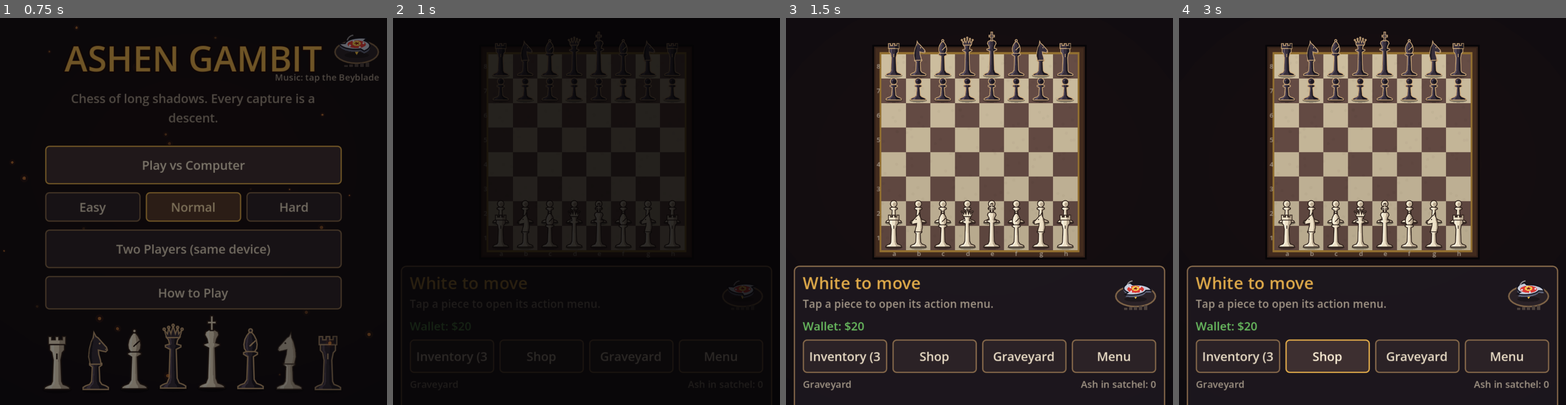
Above: before the commit, frames 1-4 (left to right).
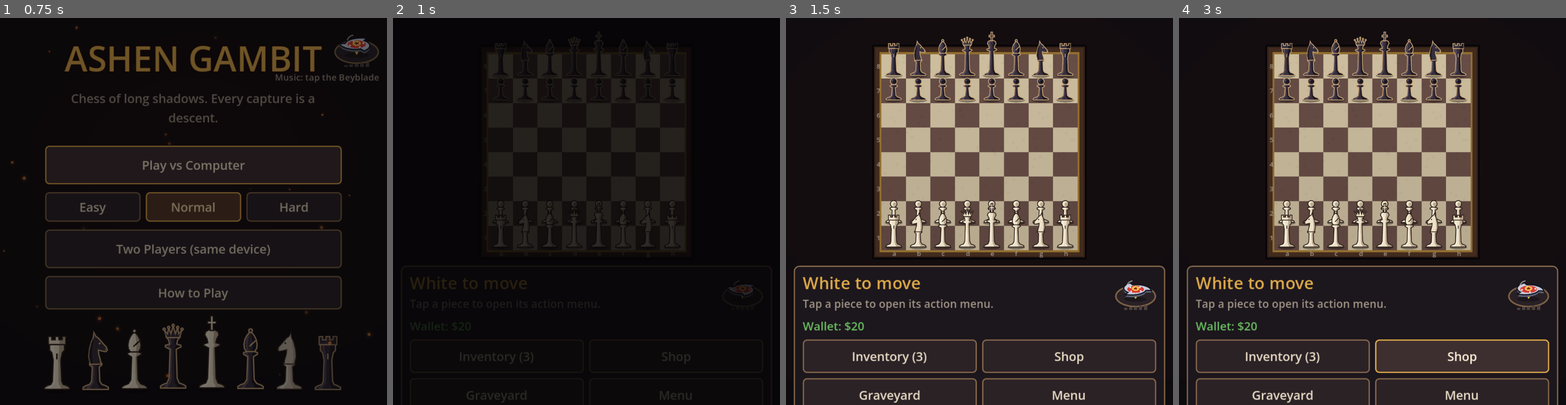
Above: after the commit, the same moments.

Repository: Username846/harmi
Game: Godot game, scene res://scenes/main.tscn
Two runs of this game, one before a commit and one after it. Both use one fixed random seed, a clock stepped at 60 frames per second and the inputs below.
Inputs (mouse positions are in pixels of both pictures, inside the frame that each line leads up to):
- Up to frame 1 (0.75 s): click "Play vs Computer" at 0.5 s
- Up to frame 2 (1 s): no input
- Up to frame 3 (1.5 s): tap A at 1.25 s; drag from (979, 141) to (1018, 126) at 1.27 s
- Up to frame 4 (3 s): click "Inventory (3)" at 2 s; click "Shop" at 2.75 s

Frame 1 is identical in both runs. In frame 2, 0.5% of the frame differs, in the area x 6-89%, y 86-100%; in frame 3, 2.2%; in frame 4, 2.9%, in the area x 4-96%, y 83-100%.

Commit message:
Board tests for race, date and card-duel hand-backs; run minigame tests in CI; README
Co-Authored-By: Claude Opus 5.5 <noreply@anthropic.com>
Claude-Session: https://claude.ai/code/session_01CNJoxHwQEPu7za74owAvZ7

Diff:
--- a/scripts/chess/chess_screen.gd
+++ b/scripts/chess/chess_screen.gd
@@ -171,7 +171,7 @@
 		board.size = Vector2(w - m * 2.0, bh)
 		side_panel.position = Vector2(m, bh + m * 2.0)
 		side_panel.size = Vector2(w - m * 2.0, h - bh - m * 3.0)
-		buttons.columns = 4 if w - m * 2.0 >= 470.0 else 2
+		buttons.columns = 2
 
 
 func _on_resized() -> void:
--- /dev/null
+++ b/tests/board.tscn
@@ -0,0 +1,6 @@
+[gd_scene load_steps=2 format=3]
+
+[ext_resource type="Script" path="res://tests/test_board.gd" id="1"]
+
+[node name="BoardTests" type="Node"]
+script = ExtResource("1")
--- /dev/null
+++ b/tests/test_board.gd
@@ -0,0 +1,121 @@
+extends Node
+## Board-action checks that need the Game and Music autoloads.
+## Run: godot --headless --path . res://tests/board.tscn
+
+var ok := true
+
+
+func _check(cond: bool, what: String) -> void:
+	if not cond:
+		ok = false
+		print("FAIL ", what)
+
+
+func _ready() -> void:
+	Game.vs_ai = false
+	Game.new_game()
+	var cs := ChessScreen.new()
+	add_child(cs)
+	var r := cs.rules
+	# revival: home square first, never giving check, pawns never on the back rank
+	r.remove_piece(ChessRules.square_from_name("e2"))
+	_check(cs._revive_square(ChessRules.WHITE, ChessRules.PAWN) == ChessRules.square_from_name("e2"), "pawn revives on its home square")
+	_check(cs._revive_square(ChessRules.WHITE, ChessRules.KNIGHT) == ChessRules.square_from_name("e2"), "knight revives on the nearest empty square")
+	r.load_fen("4k3/8/8/8/8/8/8/4K3 w - -")
+	var q := cs._revive_square(ChessRules.WHITE, ChessRules.QUEEN)
+	_check(q == ChessRules.square_from_name("d1"), "queen revives on d1, got %s" % ChessRules.square_name(q))
+	r.load_fen("3k4/8/8/8/8/8/8/4K3 w - -")
+	q = cs._revive_square(ChessRules.WHITE, ChessRules.QUEEN)
+	var c := r.copy()
+	c.place_piece(q, ChessRules.QUEEN, 900)
+	_check(q >= 0 and not c.in_check(ChessRules.BLACK), "revived queen must not give check")
+	# drive-by: up to three enemy pieces in the two ranks along the edge, never the king
+	r.setup_start()
+	var tg := cs._drive_by_targets(true)
+	_check(tg.size() == 3, "drive-by hits three pieces")
+	for s in tg:
+		_check((s >> 3) >= 6 and (r.board[s] & 7) != ChessRules.KING and ChessRules.color_of(r.board[s]) == ChessRules.BLACK, "drive-by target %s" % ChessRules.square_name(s))
+	_check(cs._drive_by_targets(false).is_empty(), "nothing of Black's along the bottom edge")
+	# sniper: clear straight lines only, never the king, never exposing your own king
+	var snipe := cs._sniper_targets(ChessRules.square_from_name("e2"))
+	_check(snipe.size() == 1 and snipe.has(ChessRules.square_from_name("e7")), "e2 pawn can only snipe e7")
+	r.load_fen("4k3/8/8/8/4q3/8/4R3/4K3 w - -")
+	snipe = cs._sniper_targets(ChessRules.square_from_name("e2"))
+	_check(snipe.has(ChessRules.square_from_name("e4")), "rook may snipe the queen it shields against")
+	r.load_fen("4k3/4r3/8/8/4b3/8/8/4K3 w - -")
+	r.place_piece(ChessRules.square_from_name("a4"), ChessRules.ROOK, 500)
+	snipe = cs._sniper_targets(ChessRules.square_from_name("a4"))
+	_check(not snipe.has(ChessRules.square_from_name("e4")), "sniping a blocker that exposes your king is not allowed")
+	# immobile pieces keep still unless nothing else can move
+	r.load_fen("4k3/8/8/8/8/8/3P4/R3K3 w - -")
+	Game.piece(r.ids[ChessRules.square_from_name("a1")])["car"] = false
+	Game.piece(r.ids[ChessRules.square_from_name("e1")])["toppled"] = 1
+	for m in cs._usable_moves():
+		_check(m["from"] == ChessRules.square_from_name("d2"), "only the d2 pawn may move")
+	Game.piece(r.ids[ChessRules.square_from_name("d2")])["away"] = 1
+	_check(not cs._usable_moves().is_empty(), "everyone pitches in when nothing else can move")
+	# a Beyblade knock shoves a piece onto an empty square, or knocks it flat
+	r.load_fen("4k3/8/8/8/8/2N5/8/4K3 w - -")
+	var kid := r.ids[ChessRules.square_from_name("c3")]
+	cs._knock(ChessRules.square_from_name("c3"), Vector2i(1, 0))
+	_check(r.find_id(kid) == ChessRules.square_from_name("d3"), "knight knocked to d3")
+	cs._knock(ChessRules.square_from_name("e1"), Vector2i(0, 1))
+	_check(r.king_square(ChessRules.WHITE) == ChessRules.square_from_name("e1") and int(Game.piece(r.ids[4])["toppled"]) == 1, "kings fall over instead of sliding")
+	# witnesses: comrades nearby take a fall harder
+	r.setup_start()
+	var near := r.ids[ChessRules.square_from_name("e2")]
+	var far := r.ids[ChessRules.square_from_name("a1")]
+	var before_near := Game.mood_of(near)
+	var before_far := Game.mood_of(far)
+	cs._witness(ChessRules.WHITE, ChessRules.square_from_name("e1"), 6.0)
+	_check(Game.mood_of(near) < Game.mood_of(far) and Game.mood_of(far) < before_far and before_near == before_far, "witness moods")
+	# race results: the loser loses its car, the winner's side gets the pink slip, the turn passes
+	r.setup_start()
+	cs.state = "encounter"
+	var hero := r.ids[ChessRules.square_from_name("e2")]
+	var foe := r.ids[ChessRules.square_from_name("e7")]
+	Game.set_car(hero, true)
+	Game.set_car(foe, true)
+	Game.active_side = ChessRules.WHITE
+	var cars := Game.count("used_car")
+	cs.pending = {"kind": "race", "hero_id": hero, "foe_id": foe}
+	cs.resolve_encounter("won")
+	_check(not Game.has_car(foe) and Game.has_car(hero), "race won: the foe loses its car")
+	_check(int(Game._invs[ChessRules.WHITE].get("used_car", 0)) == cars + 1, "race won: the pink slip becomes a Used Car in White's satchel")
+	_check(r.side == ChessRules.BLACK, "the race used White's turn")
+	r.setup_start()
+	cs.state = "encounter"
+	cs.pending = {"kind": "race", "hero_id": hero, "foe_id": foe}
+	Game.set_car(foe, true)
+	cs.resolve_encounter("lost")
+	_check(not Game.has_car(hero) and Game.has_car(foe), "race lost: your piece loses its car")
+	r.setup_start()
+	_check(cs._moves_from(ChessRules.square_from_name("e2")).is_empty(), "a carless pawn can't move")
+	# a cancelled date keeps the turn, a finished one passes it
+	r.setup_start()
+	cs.state = "encounter"
+	cs.pending = {"kind": "date", "date_id": hero}
+	cs.resolve_encounter("cancel")
+	_check(r.side == ChessRules.WHITE, "cancelled date keeps the turn")
+	cs.state = "encounter"
+	cs.pending = {"kind": "date", "date_id": hero}
+	cs.resolve_encounter("done")
+	_check(r.side == ChessRules.BLACK, "a date uses the turn")
+	# a won card duel brings the piece back from the graveyard
+	r.setup_start()
+	var kn := ChessRules.square_from_name("b1")
+	Game.graveyard[ChessRules.WHITE].clear()
+	Game.bury(ChessRules.WHITE, ChessRules.KNIGHT, r.ids[kn])
+	r.remove_piece(kn)
+	cs.state = "encounter"
+	cs.pending = {"kind": "cards", "index": 0, "color": ChessRules.WHITE}
+	cs.resolve_encounter("won")
+	_check(r.board[kn] == ChessRules.KNIGHT and Game.graveyard[ChessRules.WHITE].is_empty(), "won card duel revives the knight on b1")
+	# odd jobs pay something and finish
+	for i in 50:
+		var o := OddJobs.outcome(ChessRules.KNIGHT, 50.0, i % 2 == 0)
+		_check(int(o["pay"]) >= 0 and float(o["mood"]) > -30.0, "job outcome sane")
+	await get_tree().create_timer(1.6).timeout
+	_check(r.side == ChessRules.BLACK, "the card duel used White's turn")
+	print("BOARD TESTS PASSED" if ok else "BOARD TESTS FAILED")
+	get_tree().quit(0 if ok else 1)
Not shown, added: tests/test_board.gd.uid
Not shown, changed: .github/workflows/pages.yml
Not shown, changed: README.md
